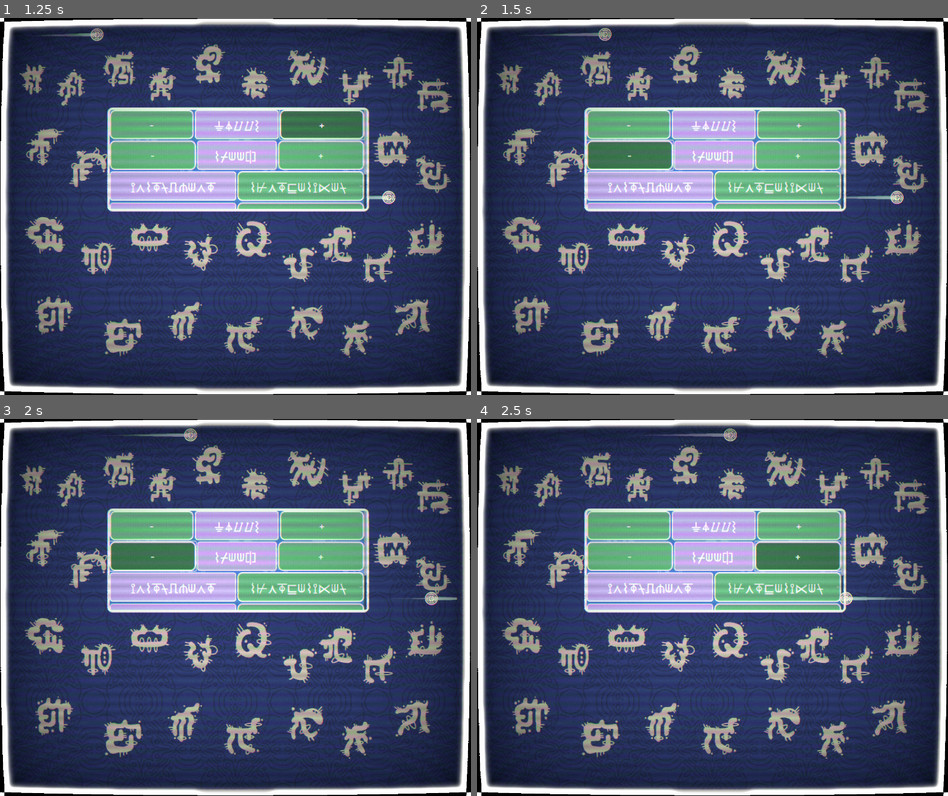
Above: before the commit, frames 1-4 (two rows, left to right).
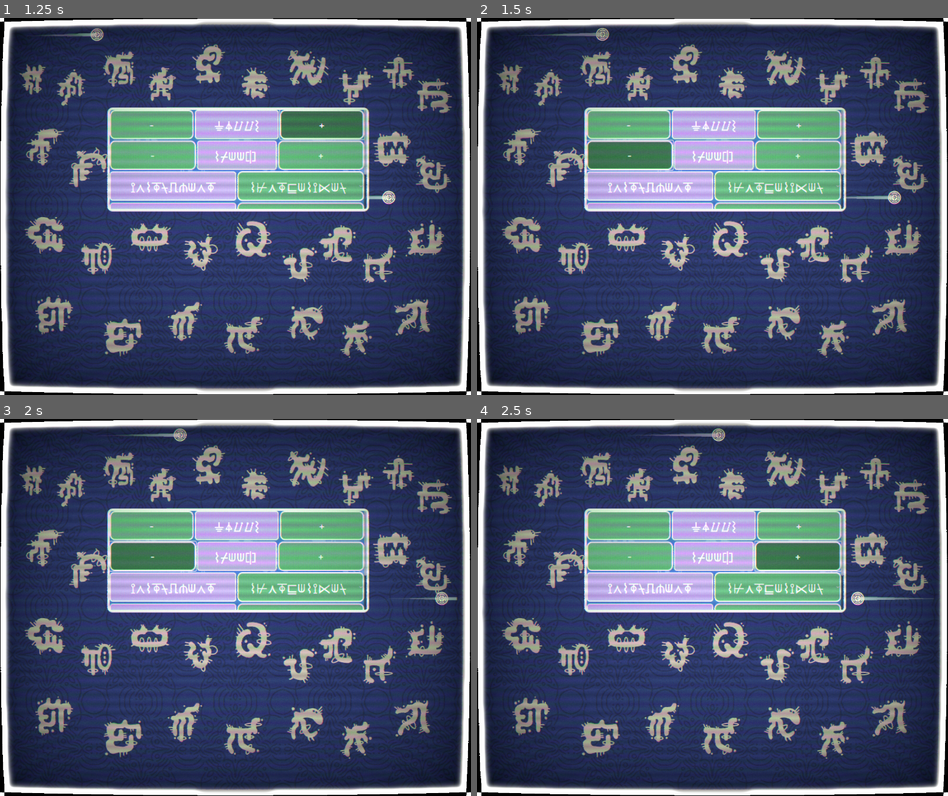
Above: after the commit, the same moments.

Repository: C-RJohnston/KBoard-Pong
Game: Godot game, scene res://MainScene.tscn
Two runs of this game, one before a commit and one after it. Both use one fixed random seed, a clock stepped at 60 frames per second and the inputs below.
Inputs:
- Up to frame 1 (1.25 s): click "+" at 0.5 s
- Up to frame 2 (1.5 s): click "-" at 1.25 s
- Up to frame 3 (2 s): no input
- Up to frame 4 (2.5 s): click "+" at 2 s

Frame 1 is identical in both runs. In frame 2, 0.2% of the frame differs, in the area x 18-91%, y 2-50%; in frame 3, 0.3%; in frame 4, 0.4%, in the area x 40-95%, y 2-50%.

Commit message:
fixed menu

Diff:
--- a/MainScene.tscn
+++ b/MainScene.tscn
@@ -117,13 +117,13 @@
 
 [node name="Borders" type="Node2D" parent="."]
 
-[node name="Top" type="StaticBody2D" parent="Borders"]
+[node name="Top" type="StaticBody2D" parent="Borders" groups=["wall"]]
 position = Vector2(750, 13)
 
 [node name="CollisionShape2D" type="CollisionShape2D" parent="Borders/Top"]
 shape = SubResource("RectangleShape2D_trjgi")
 
-[node name="Bottom" type="StaticBody2D" parent="Borders"]
+[node name="Bottom" type="StaticBody2D" parent="Borders" groups=["wall"]]
 position = Vector2(0, 1187)
 physics_material_override = ExtResource("1_7f0lv")
 
@@ -131,14 +131,14 @@
 position = Vector2(750, 0)
 shape = SubResource("RectangleShape2D_trjgi")
 
-[node name="Left" type="StaticBody2D" parent="Borders"]
+[node name="Left" type="StaticBody2D" parent="Borders" groups=["wall"]]
 position = Vector2(6, 600)
 physics_material_override = ExtResource("1_7f0lv")
 
 [node name="CollisionShape2D" type="CollisionShape2D" parent="Borders/Left"]
 shape = SubResource("RectangleShape2D_53cqu")
 
-[node name="Right" type="StaticBody2D" parent="Borders"]
+[node name="Right" type="StaticBody2D" parent="Borders" groups=["wall"]]
 position = Vector2(1484, 600)
 physics_material_override = ExtResource("1_7f0lv")
 
@@ -828,6 +828,8 @@
 
 [connection signal="pressed" from="PanelContainer/ScrollContainer/VBoxContainer/Balls/BallMinus" to="." method="_on_ball_minus_pressed"]
 [connection signal="pressed" from="PanelContainer/ScrollContainer/VBoxContainer/Balls/BallPlus" to="." method="_on_ball_plus_pressed"]
+[connection signal="pressed" from="PanelContainer/ScrollContainer/VBoxContainer/Speed/SpeedMinus" to="." method="_on_speed_minus_pressed"]
+[connection signal="pressed" from="PanelContainer/ScrollContainer/VBoxContainer/Speed/SpeedPlus" to="." method="_on_speed_plus_pressed"]
 [connection signal="item_selected" from="PanelContainer/ScrollContainer/VBoxContainer/Instrument/InstrumentOption" to="Sounds" method="_on_instrument_option_item_selected"]
 [connection signal="item_selected" from="PanelContainer/ScrollContainer/VBoxContainer/Scale/ScaleOption" to="Sounds" method="_on_scale_option_item_selected"]
 [connection signal="pressed" from="PanelContainer/ScrollContainer/VBoxContainer/ExitMenu/ExitButton" to="." method="_on_exit_button_pressed"]
--- a/Scenes/Ball/ball.gd
+++ b/Scenes/Ball/ball.gd
@@ -1,7 +1,7 @@
 extends RigidBody2D
 
 # Speeds of the ball
-@export var MAX_SPEED = 1000
+@export var MAX_SPEED = 4000
 @export var MIN_SPEED = 100
 @export var DEFAULT_SPEED = 400
 # Maximum number of points in the trail
@@ -16,6 +16,12 @@
 	line.clear_points()
 	queue.clear()
 
+func set_speed(amount: float):
+	var speed = linear_velocity.length()
+	var unit = linear_velocity / speed
+	var new_speed = clamp(amount, MIN_SPEED, MAX_SPEED)
+	set_axis_velocity(unit * new_speed)
+
 func increase_speed(amount: float):
 	var speed = linear_velocity.length()
 	var unit = linear_velocity / speed
@@ -26,7 +32,6 @@
 	var speed = linear_velocity.length()
 	var unit = linear_velocity / speed
 	var new_speed = max(MIN_SPEED, speed - amount)
-	print(new_speed)
 	set_axis_velocity(unit * new_speed)
 
 
@@ -38,3 +43,7 @@
 	line.clear_points()
 	for point in queue:
 		line.add_point(point)
+
+func _on_body_entered(body):
+	if body.is_in_group("wall"):
+		$AudioStreamPlayer.play()
--- a/Scenes/Ball/ball.tscn
+++ b/Scenes/Ball/ball.tscn
@@ -1,8 +1,9 @@
-[gd_scene load_steps=7 format=3 uid="uid://ulhrbx5se0db"]
+[gd_scene load_steps=8 format=3 uid="uid://ulhrbx5se0db"]
 
 [ext_resource type="Script" path="res://Scenes/Ball/ball.gd" id="1_nclf8"]
 [ext_resource type="PhysicsMaterial" uid="uid://er7xgtfunvb5" path="res://Materials/physmat.tres" id="1_nxljc"]
 [ext_resource type="Texture2D" uid="uid://btklsdqihw6vt" path="res://Scenes/Ball/ball.png" id="3_44l1q"]
+[ext_resource type="AudioStream" uid="uid://c4bpinubf5rea" path="res://Assets/39003__nednednerb__doublekick.wav" id="4_pi04m"]
 
 [sub_resource type="Curve" id="Curve_crtw5"]
 _data = [Vector2(0, 1), 0.0, 0.0, 0, 0, Vector2(1, 0.076923), 0.0, 0.0, 0, 0]
@@ -19,6 +20,8 @@
 mass = 0.001
 physics_material_override = ExtResource("1_nxljc")
 gravity_scale = 0.0
+contact_monitor = true
+max_contacts_reported = 1
 linear_damp_mode = 1
 angular_damp_mode = 1
 script = ExtResource("1_nclf8")
@@ -37,4 +40,7 @@
 [node name="CollisionShape2D" type="CollisionShape2D" parent="."]
 shape = SubResource("CircleShape2D_yq8wr")
 
+[node name="AudioStreamPlayer" type="AudioStreamPlayer" parent="."]
+stream = ExtResource("4_pi04m")
+
 [connection signal="body_entered" from="." to="." method="_on_body_entered"]
--- a/game.gd
+++ b/game.gd
@@ -4,6 +4,7 @@
 var wiggle_timer = 0.0
 @export var wiggle_speed = 10.0  # Speed of the wiggle
 @export var wiggle_amount = 0.1  # Amount of the wiggle (rotation in radians)
+var ball_speed
 
 var ball_scene = load("res://Scenes/Ball/ball.tscn")
 var glowing = false
@@ -57,7 +58,7 @@
 var _delta : float
 
 func _ready():
-	pass
+	ball_speed = $Ball.linear_velocity.length()
 
 func _physics_process(delta: float) -> void:
 	_delta = delta
@@ -118,13 +119,27 @@
 
 func _on_ball_plus_pressed() -> void:
 	var new_ball = ball_scene.instantiate()
+	add_child(new_ball)
 	var viewport_size = get_viewport_rect().size
 	var random_x = randf_range(0, viewport_size.x)
 	var random_y = randf_range(0, viewport_size.y)
 	var ball_position = Vector2(random_x, random_y)
 	new_ball.position = ball_position
-	add_child(new_ball)
+	new_ball.set_speed(ball_speed)
 
 func _on_exit_button_pressed() -> void:
 	$PanelContainer.visible = false
 	$"Bg Fade".visible = false
+
+
+func _on_speed_minus_pressed():
+	var nodes_in_group = get_tree().get_nodes_in_group('Ball')
+	for ball in nodes_in_group:
+		ball.decrease_speed(50)
+		ball_speed-=50
+
+func _on_speed_plus_pressed():
+	var nodes_in_group = get_tree().get_nodes_in_group('Ball')
+	for ball in nodes_in_group:
+		ball.increase_speed(50)
+		ball_speed+=50
Not shown: 1 places in GameTheme.tres that only renumber resources
Not shown: 1 places in MainScene.tscn that only renumber resources
